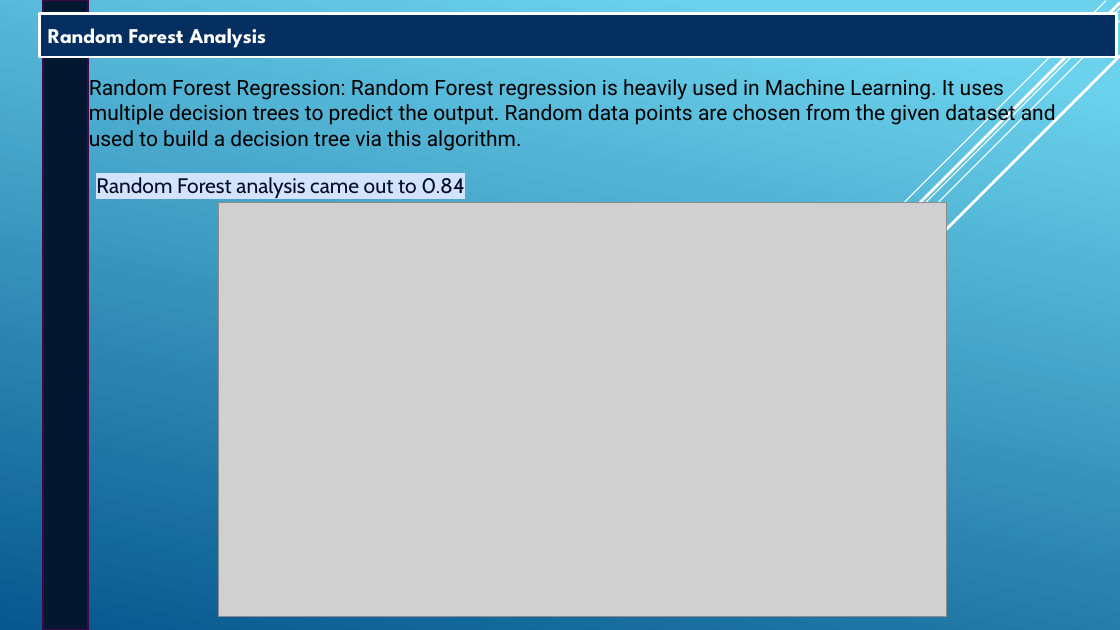
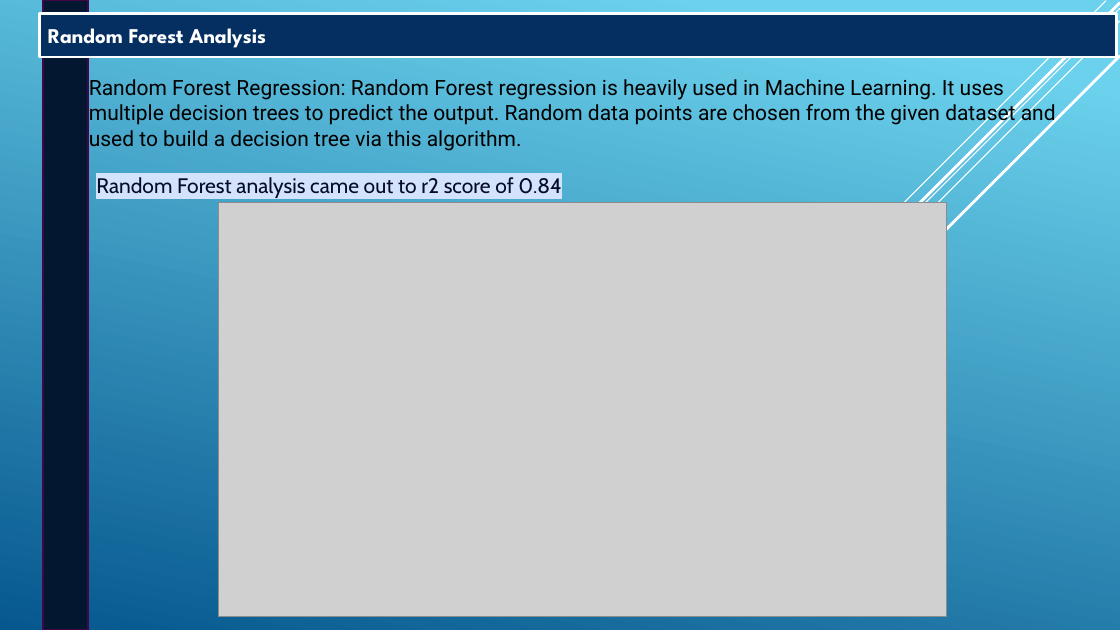
Before and after one commit to kevindownesii/Project_4, a slide deck: slide 10 of Team6-RutgersProject04.pptx. Drawn at 1120x630 pixels with LibreOffice and Linux fonts; fonts in the diff are those of the drawing; grey boxes stand for pictures. Boxes give left, top, right and bottom in pixels: in the first picture for what was removed or moved away, otherwise in the second. Text is boxed around its words. In the diff, an @@ line names an element or a change of style, - is before the commit and + after.

```diff
--- a/Team6-RutgersProject04.pptx
+++ b/Team6-RutgersProject04.pptx
@@ text at box(96, 177, 561, 198): text changed @@
-Random Forest analysis came out to 0.84
+Random Forest analysis came out to r2 score of 0.84
```
Also in this commit, not shown: 2 other slides changed.
